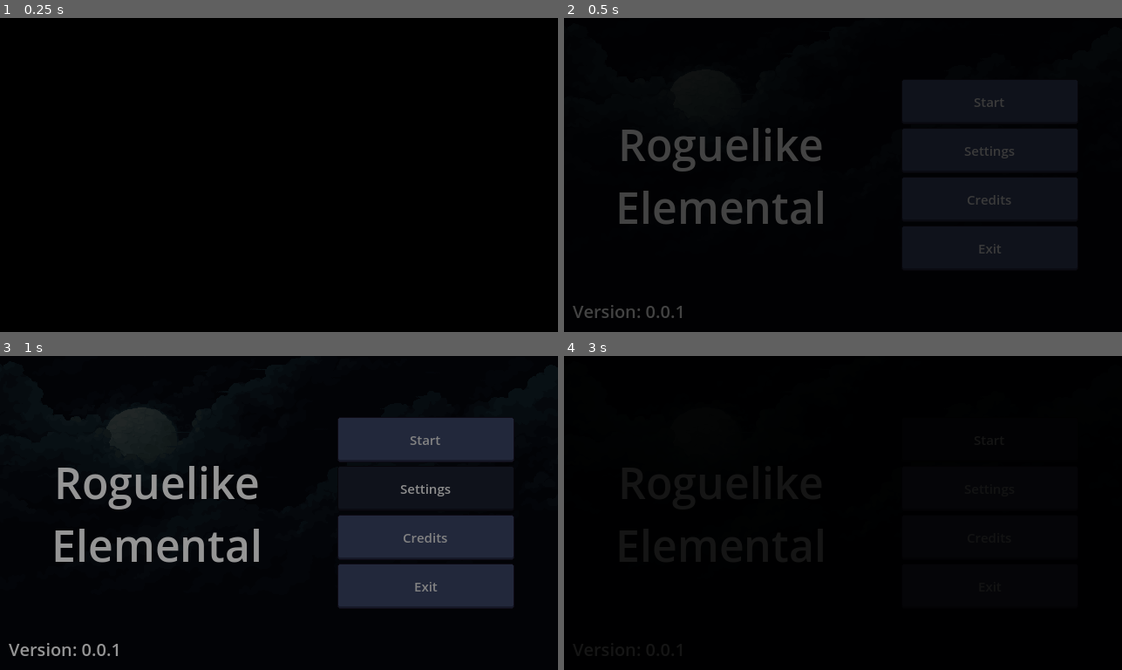
Above: before the commit, frames 1-4 (two rows, left to right).
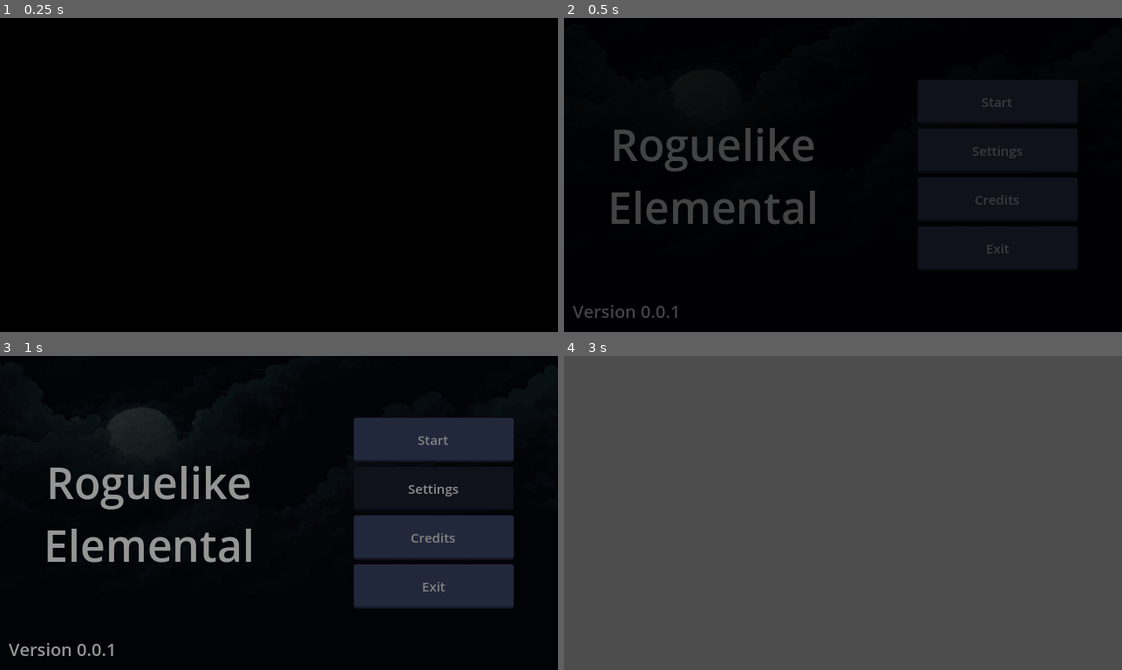
Above: after the commit, the same moments.

Repository: JulioEvencio/roguelike-elemental
Game: Godot game, scene res://scenes/controllers/menu_controller.tscn
Two runs of this game, one before a commit and one after it. Both use one fixed random seed, a clock stepped at 60 frames per second and the inputs below. Before the commit the project starts from res://scenes/screens/main_menu.tscn.
Inputs (mouse positions are in pixels of both pictures, inside the frame that each line leads up to):
- Up to frame 1 (0.25 s): no input
- Up to frame 2 (0.5 s): no input
- Up to frame 3 (1 s): click "Settings" at 0.5 s
- Up to frame 4 (3 s): click "Credits" at 1.25 s; click (988, 440) at 2 s, where only the run before the commit has a clickable "Start"; click (988, 440) at 2.75 s, where only the run before the commit has a clickable "Start"

Frame 1 is identical in both runs. In frame 2, 4.8% of the frame differs, in the area x 8-83%, y 25-96%; in frame 3, 6.5%; in frame 4, 100%, in the area x 0-100%, y 0-100%.
Error after the commit: Cannot call method 'instantiate' on a null value. (res://scripts/controllers/menu_controller.gd:24)

Commit message:
update: menu

Diff:
--- a/Roguelike Elemental/project.godot
+++ b/Roguelike Elemental/project.godot
@@ -12,7 +12,7 @@
 
 config/name="Roguelike Elemental"
 config/version="0.0.1"
-run/main_scene="res://scenes/screens/main_menu.tscn"
+run/main_scene="res://scenes/controllers/menu_controller.tscn"
 config/features=PackedStringArray("4.2", "GL Compatibility")
 config/icon="res://icon.svg"
 
--- /dev/null
+++ b/Roguelike Elemental/scenes/controllers/menu_controller.tscn
@@ -0,0 +1,15 @@
+[gd_scene load_steps=3 format=3 uid="uid://oyvpda1yl4xu"]
+
+[ext_resource type="Script" path="res://scripts/controllers/menu_controller.gd" id="1_kp0uq"]
+[ext_resource type="AudioStream" uid="uid://c5u1r5ylaeqqe" path="res://assets/musics/menus/menu.wav" id="2_krhvq"]
+
+[node name="MenuController" type="Node"]
+script = ExtResource("1_kp0uq")
+
+[node name="Music" type="Node" parent="."]
+
+[node name="AudioStreamPlayer" type="AudioStreamPlayer" parent="Music"]
+stream = ExtResource("2_krhvq")
+autoplay = true
+
+[node name="Screen" type="Node" parent="."]
--- a/Roguelike Elemental/scenes/screens/main_menu.tscn
+++ b/Roguelike Elemental/scenes/screens/main_menu.tscn
@@ -1,49 +1,22 @@
-[gd_scene load_steps=5 format=3 uid="uid://cmflilu8mwyc7"]
+[gd_scene load_steps=5 format=3 uid="uid://b80o2lh0edaff"]
 
+[ext_resource type="PackedScene" uid="uid://qgyyo1yhrxn1" path="res://scenes/screens/menu.tscn" id="1_aahjl"]
 [ext_resource type="Script" path="res://scripts/screens/main_menu.gd" id="1_nfcbe"]
 [ext_resource type="Theme" uid="uid://cxw0rfj3vw41s" path="res://library/theme/theme_default.tres" id="2_as670"]
-[ext_resource type="Texture2D" uid="uid://darpchbm58dfn" path="res://assets/2d/backgrounds/background.png" id="2_evnpx"]
 [ext_resource type="PackedScene" uid="uid://clh2p4v7uoqlr" path="res://scenes/gui/buttons/button_default.tscn" id="4_b0ucp"]
 
-[node name="MainMenu" type="Control"]
-layout_mode = 3
-anchors_preset = 15
-anchor_right = 1.0
-anchor_bottom = 1.0
-grow_horizontal = 2
-grow_vertical = 2
+[node name="MainMenu" instance=ExtResource("1_aahjl")]
 script = ExtResource("1_nfcbe")
 
-[node name="Background" type="TextureRect" parent="."]
-layout_mode = 1
-anchors_preset = 15
-anchor_right = 1.0
-anchor_bottom = 1.0
-offset_left = -12.3077
-offset_right = 12.3077
-grow_horizontal = 2
-grow_vertical = 2
-texture = ExtResource("2_evnpx")
-expand_mode = 3
-
-[node name="Filter" type="ColorRect" parent="."]
-layout_mode = 1
-anchors_preset = 15
-anchor_right = 1.0
-anchor_bottom = 1.0
-grow_horizontal = 2
-grow_vertical = 2
-color = Color(0, 0, 0, 0.729412)
-
-[node name="Title" type="Label" parent="Filter"]
+[node name="Title" type="Label" parent="ColorRect" index="0"]
 layout_mode = 1
 anchors_preset = 4
 anchor_top = 0.5
 anchor_bottom = 0.5
 offset_left = 50.0
-offset_top = -51.5
-offset_right = 310.0
-offset_bottom = 51.5
+offset_top = -70.5
+offset_right = 293.0
+offset_bottom = 70.5
 grow_vertical = 2
 theme = ExtResource("2_as670")
 text = "Roguelike
@@ -51,54 +24,52 @@
 horizontal_alignment = 1
 vertical_alignment = 1
 
-[node name="Version" type="Label" parent="Filter"]
+[node name="Version" type="Label" parent="ColorRect" index="1"]
 layout_mode = 1
 anchors_preset = 2
 anchor_top = 1.0
 anchor_bottom = 1.0
 offset_left = 10.0
-offset_top = -30.0
-offset_right = 128.0
+offset_top = -38.0
+offset_right = 134.0
 offset_bottom = -10.0
 grow_vertical = 0
 theme = ExtResource("2_as670")
 theme_override_font_sizes/font_size = 20
-text = "Version: 0.0.1"
-horizontal_alignment = 1
-vertical_alignment = 1
+text = "Version 0.0.1"
 
-[node name="Buttons" type="VBoxContainer" parent="Filter"]
+[node name="VBoxContainer" type="VBoxContainer" parent="ColorRect" index="2"]
 layout_mode = 1
 anchors_preset = 6
 anchor_left = 1.0
 anchor_top = 0.5
 anchor_right = 1.0
 anchor_bottom = 0.5
-offset_left = -253.0
-offset_top = -116.0
+offset_left = -235.0
+offset_top = -110.0
 offset_right = -50.0
-offset_bottom = 116.0
+offset_bottom = 110.0
 grow_horizontal = 0
 grow_vertical = 2
 alignment = 1
 
-[node name="Start" parent="Filter/Buttons" instance=ExtResource("4_b0ucp")]
+[node name="Start" parent="ColorRect/VBoxContainer" index="0" instance=ExtResource("4_b0ucp")]
 layout_mode = 2
 text = "$_START"
 
-[node name="Settings" parent="Filter/Buttons" instance=ExtResource("4_b0ucp")]
+[node name="Settings" parent="ColorRect/VBoxContainer" index="1" instance=ExtResource("4_b0ucp")]
 layout_mode = 2
 text = "$_SETTINGS"
 
-[node name="Credits" parent="Filter/Buttons" instance=ExtResource("4_b0ucp")]
+[node name="Credits" parent="ColorRect/VBoxContainer" index="2" instance=ExtResource("4_b0ucp")]
 layout_mode = 2
 text = "$_CREDITS"
 
-[node name="Exit" parent="Filter/Buttons" instance=ExtResource("4_b0ucp")]
+[node name="Exit" parent="ColorRect/VBoxContainer" index="3" instance=ExtResource("4_b0ucp")]
 layout_mode = 2
 text = "$_EXIT"
 
-[connection signal="pressed" from="Filter/Buttons/Start" to="." method="_on_play_pressed"]
-[connection signal="pressed" from="Filter/Buttons/Settings" to="." method="_on_settings_pressed"]
-[connection signal="pressed" from="Filter/Buttons/Credits" to="." method="_on_credits_pressed"]
-[connection signal="pressed" from="Filter/Buttons/Exit" to="." method="_on_exit_pressed"]
+[connection signal="pressed" from="ColorRect/VBoxContainer/Start" to="." method="_on_start_pressed"]
+[connection signal="pressed" from="ColorRect/VBoxContainer/Settings" to="." method="_on_settings_pressed"]
+[connection signal="pressed" from="ColorRect/VBoxContainer/Credits" to="." method="_on_credits_pressed"]
+[connection signal="pressed" from="ColorRect/VBoxContainer/Exit" to="." method="_on_exit_pressed"]
--- /dev/null
+++ b/Roguelike Elemental/scenes/screens/menu.tscn
@@ -0,0 +1,32 @@
+[gd_scene load_steps=3 format=3 uid="uid://qgyyo1yhrxn1"]
+
+[ext_resource type="Texture2D" uid="uid://darpchbm58dfn" path="res://assets/2d/backgrounds/background.png" id="1_3m63t"]
+[ext_resource type="Script" path="res://scripts/screens/menu.gd" id="1_4sd5r"]
+
+[node name="Menu" type="Control"]
+layout_mode = 3
+anchors_preset = 15
+anchor_right = 1.0
+anchor_bottom = 1.0
+grow_horizontal = 2
+grow_vertical = 2
+script = ExtResource("1_4sd5r")
+
+[node name="TextureRect" type="TextureRect" parent="."]
+layout_mode = 1
+anchors_preset = 15
+anchor_right = 1.0
+anchor_bottom = 1.0
+grow_horizontal = 2
+grow_vertical = 2
+texture = ExtResource("1_3m63t")
+expand_mode = 3
+
+[node name="ColorRect" type="ColorRect" parent="."]
+layout_mode = 1
+anchors_preset = 15
+anchor_right = 1.0
+anchor_bottom = 1.0
+grow_horizontal = 2
+grow_vertical = 2
+color = Color(0, 0, 0, 0.729412)
--- /dev/null
+++ b/Roguelike Elemental/scripts/controllers/menu_controller.gd
@@ -0,0 +1,43 @@
+class_name MenuController extends Node
+
+enum Types {
+	PLAY,
+	MAIN_MENU,
+	SETTINGS,
+	CREDITS,
+	EXIT
+}
+
+@onready var _screen: Node = get_node("Screen")
+@onready var _main_menu_scene: PackedScene = preload(SceneController.main_menu)
+
+func _ready() -> void:
+	_update_screen(_main_menu_scene)
+
+func _play() -> void:
+	get_tree().change_scene_to_file(SceneController.game)
+
+func _update_screen(screen: PackedScene) -> void:
+	for child: Menu in _screen.get_children():
+		child.queue_free()
+
+	var screen_instantiate = screen.instantiate()
+
+	screen_instantiate.connect("update_scene", _update_scene)
+	_screen.add_child(screen_instantiate)
+
+func _exit() -> void:
+	get_tree().quit()
+
+func _update_scene(type: MenuController.Types) -> void:
+	match type:
+		MenuController.Types.PLAY:
+			Transition.start(func(): _play())
+		MenuController.Types.MAIN_MENU:
+			Transition.start(func(): _update_screen(_main_menu_scene))
+		MenuController.Types.SETTINGS:
+			Transition.start(func(): _update_screen(null))
+		MenuController.Types.CREDITS:
+			Transition.start(func(): _update_screen(null))
+		MenuController.Types.EXIT:
+			Transition.start(func(): _exit())
--- /dev/null
+++ b/Roguelike Elemental/scripts/controllers/scene_controller.gd
@@ -0,0 +1,4 @@
+class_name SceneController extends RefCounted
+
+const game: String = "res://scenes/game/game.tscn"
+const main_menu: String = "res://scenes/screens/main_menu.tscn"
--- a/Roguelike Elemental/scripts/screens/main_menu.gd
+++ b/Roguelike Elemental/scripts/screens/main_menu.gd
@@ -1,25 +1,13 @@
-class_name MainMenu extends Control
+class_name MainMenu extends Menu
 
-func _play() -> void:
-	get_tree().change_scene_to_file("res://scenes/game/game.tscn")
-
-func _settings() -> void:
-	pass
-
-func _credits() -> void:
-	pass
-
-func _exit() -> void:
-	get_tree().quit()
-
-func _on_play_pressed() -> void:
-	Transition.start(func(): _play())
+func _on_start_pressed() -> void:
+	update_scene.emit(MenuController.Types.PLAY)
 
 func _on_settings_pressed() -> void:
-	Transition.start(func(): _settings())
+	update_scene.emit(MenuController.Types.SETTINGS)
 
 func _on_credits_pressed() -> void:
-	Transition.start(func(): _credits())
+	update_scene.emit(MenuController.Types.CREDITS)
 
 func _on_exit_pressed() -> void:
-	Transition.start(func(): _exit())
+	update_scene.emit(MenuController.Types.EXIT)
--- /dev/null
+++ b/Roguelike Elemental/scripts/screens/menu.gd
@@ -0,0 +1,3 @@
+class_name Menu extends Control
+
+signal update_scene
Not shown, added: Roguelike Elemental/assets/musics/menus/menu.wav.import
Not shown, added: Roguelike Elemental/assets/musics/menus/menu.wav
